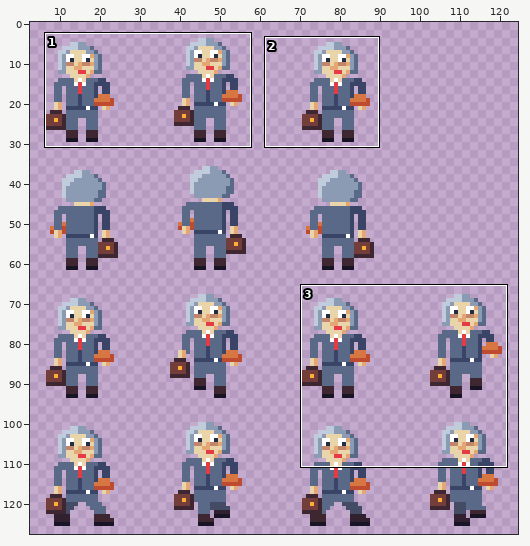
Pixel-art file -- assets/textures/characters/sovittelija_naaras_32.aseprite. The first picture is a wide view before the edit; the outline marks the close-up.
Close-up. Before the edit:
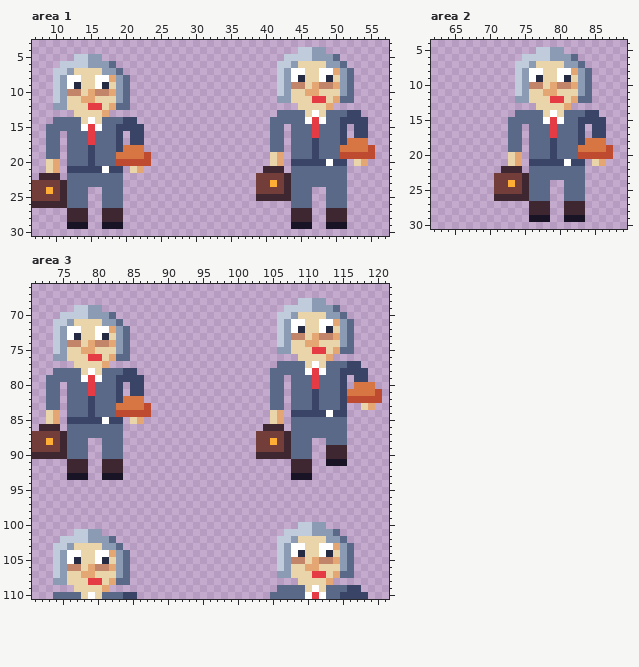
128x128 pixels, 1 frame. Shown: area 1: x 7..57, y 3..30; area 2: x 62..89, y 4..30; area 3: x 71..121, y 66..110. The wide view leaves out empty margins. The commit also changed other parts of the picture, which this record leaves out.
Now the later version:
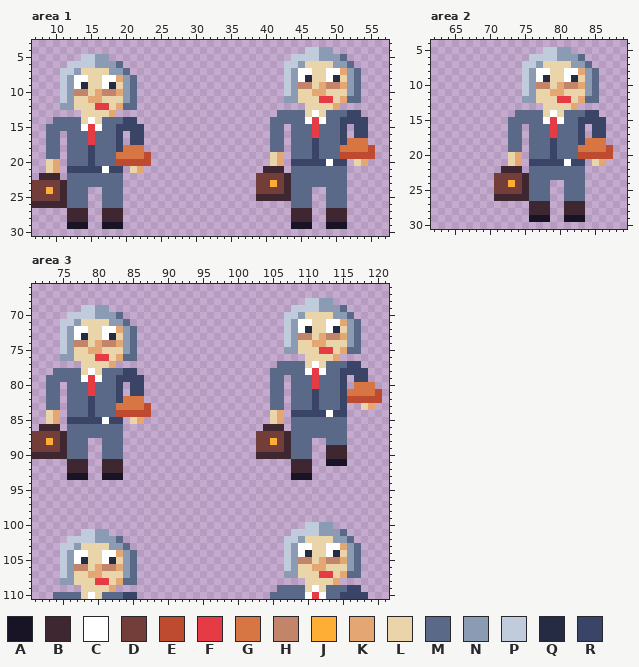
Palette (. is transparent): A #181425  B #3e2731  C #ffffff  D #733e39  E #be4a2f  F #e43b44  G #d77643  H #c28569  J #feae34  K #e4a672  L #ead4aa  M #5a6988  N #8b9bb4  P #c0cbdc  Q #262b44  R #3a4466
Edits made:
Changed rows in their new state; - is an unchanged pixel.
Area 1:
first column x 10:
 4 -----------------------------------.-P-N----
 5 ---.-P-N-------------------------.---P--NM--
 6 -.---P--NM----------------------.-PN---L-NM-
 7 .-PN---L-NM---------------------.PN-C-L-CKNM
 8 .PN-C-L-CKNM--------------------.PNCQ-LCQLNM
 9 .PNCQ-LCQLNM--------------------.PN-HLK-HKNM
10 .PN-HLK-HKNM--------------------.PN-L-K--LNM
11 .PN-L-K--LNM--------------------.-N--L-FLK-M
12 .-N--L-FLK-M-----------------------.---LK---
13 ---.---LK-----------------------------------
Area 2:
first column x 74:
 5 ---.-P-N----
 6 -.---P--NM--
 7 .-PN---L-NM-
 8 .PN-C-L-CKNM
 9 .PNCQ-LCQLNM
10 .PN-HLK-HKNM
11 .PN-L-K--LNM
12 .-N--L-FLK-M
13 ---.---LK---
Area 3:
first column x 74:
 68 -----------------------------------.-P-N----
 69 ---.-P-N-------------------------.---P--NM--
 70 -.---P--NM----------------------.-PN---L-NM-
 71 .-PN---L-NM---------------------.PN-C-L-CKNM
 72 .PN-C-L-CKNM--------------------.PNCQ-LCQLNM
 73 .PNCQ-LCQLNM--------------------.PN-HLK-HKNM
 74 .PN-HLK-HKNM--------------------.PN-L-K--LNM
 75 .PN-L-K--LNM--------------------.-N--L-FLK-M
 76 .-N--L-FLK-M-----------------------.---LK---
 77 ---.---LK-----------------------------------
first column x 74:
100 -----------------------------------.-P-N----
101 ---.-P-N-------------------------.---P--NM--
102 -.---P--NM----------------------.-PN---L-NM-
103 .-PN---L-NM---------------------.PN-C-L-CKNM
104 .PN-C-L-CKNM--------------------.PNCQ-LCQLNM
105 .PNCQ-LCQLNM--------------------.PN-HLK-HKNM
106 .PN-HLK-HKNM--------------------.PN-L-K--LNM
107 .PN-L-K--LNM--------------------.-N--L-FLK-M
108 .-N--L-FLK-M-----------------------.---LK---
109 ---.---LK-----------------------------------
